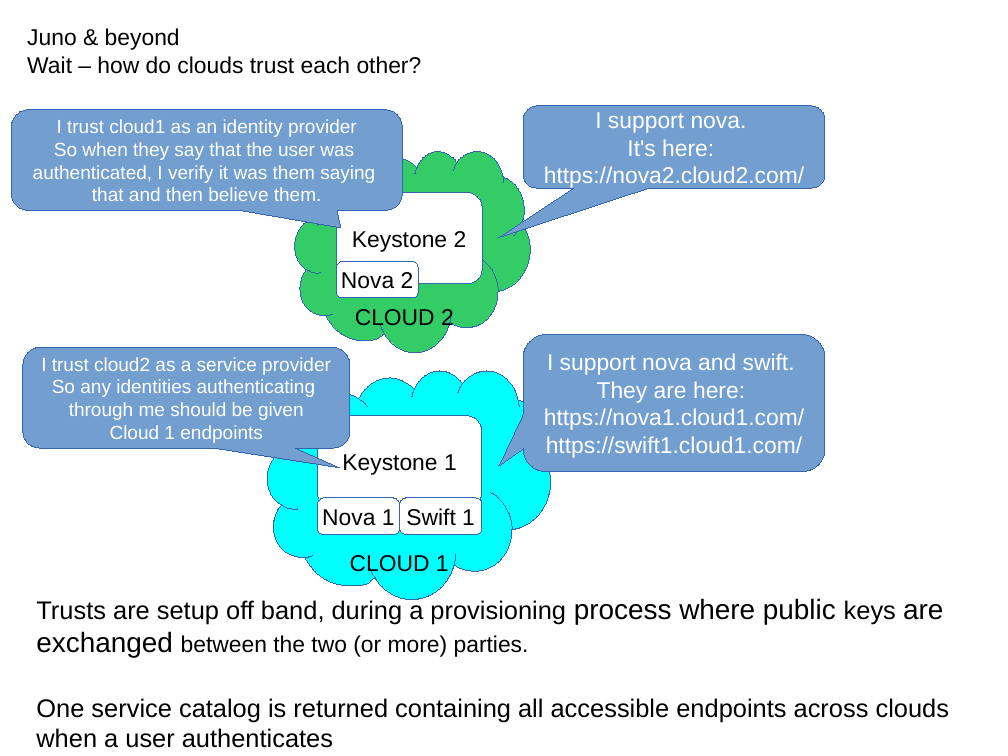
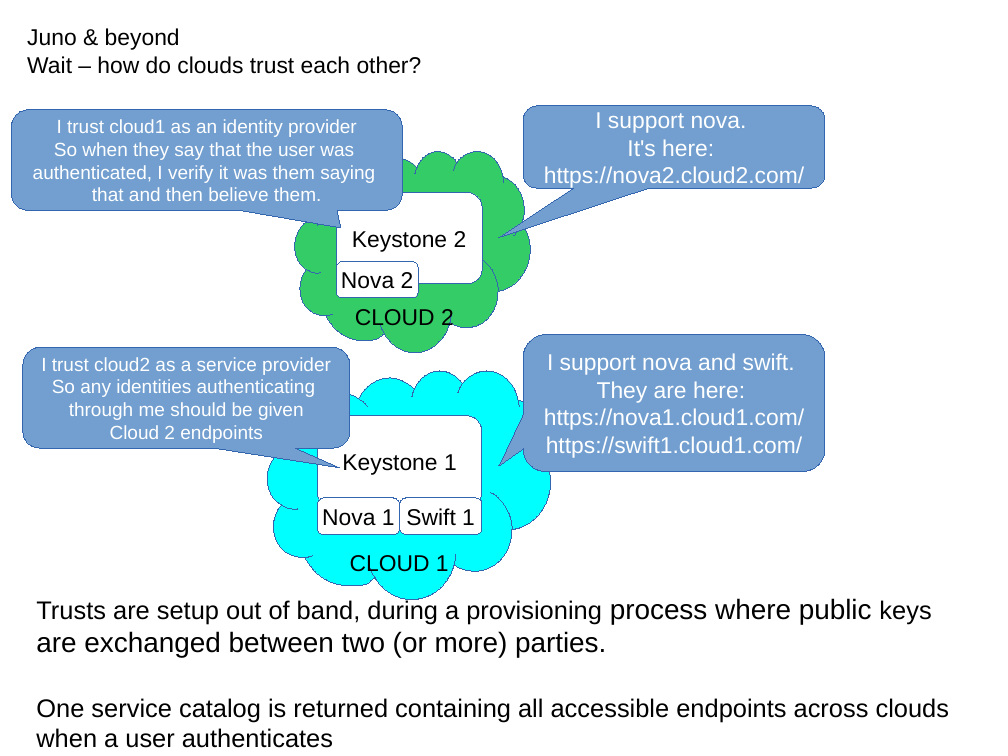
Before and after one commit to joesavak/OpenStackFederation, a slide deck: slide 11 of os-federation.odp. Drawn at 1008x756 pixels with LibreOffice and Linux fonts; fonts in the diff are those of the drawing. Boxes give left, top, right and bottom in pixels: in the first picture for what was removed or moved away, otherwise in the second. Text is boxed around its words. In the diff, an @@ line names an element or a change of style, - is before the commit and + after.

```diff
--- a/os-federation.odp
+++ b/os-federation.odp
@@ text in rounded speech box at (110,425,263,443): text changed @@
-Cloud 1 endpoints
+Cloud 2 endpoints
@@ text at (36,598,931,658): text changed; size 20 to 22 pt @@
-Trusts are setup off band, during a provisioning process where public keys are exchanged between the two (or more) parties.
+Trusts are setup out of band, during a provisioning process where public keys are exchanged between two (or more) parties.
```
Also in this commit, not shown: 4 other slides changed.
